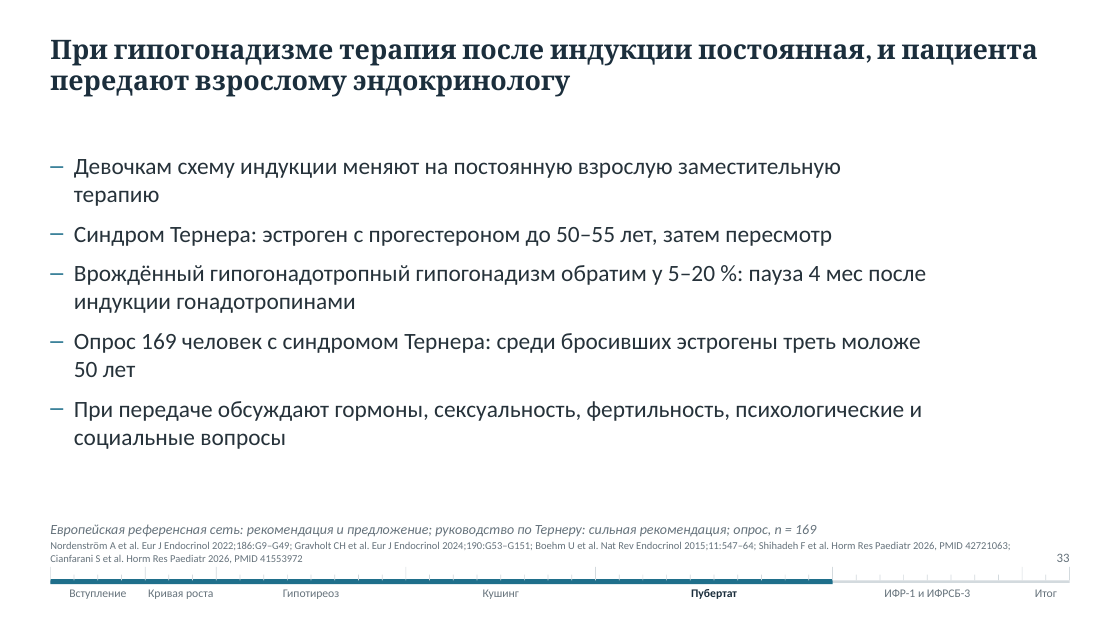
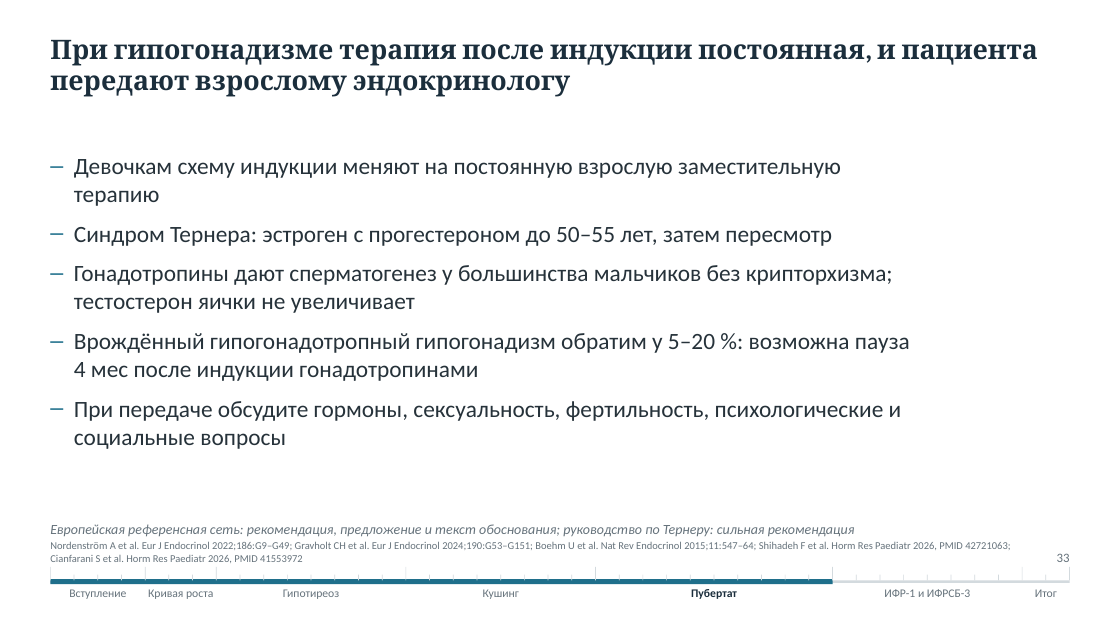
Before and after one commit to drabdulbosit1-eng/my-test-cloud, a slide deck: slide 33 of Endo_short_stature/Эндокринные причины низкорослости 2026.pptx. Drawn at 1120x630 pixels with LibreOffice and Linux fonts; fonts in the diff are those of the drawing. Boxes give left, top, right and bottom in pixels: in the first picture for what was removed or moved away, otherwise in the second. Text is boxed around its words. In the diff, an @@ line names an element or a change of style, - is before the commit and + after.

```diff
--- a/Endo_short_stature/Эндокринные причины низкорослости 2026.pptx
+++ b/Endo_short_stature/Эндокринные причины низкорослости 2026.pptx
@@ text at (74,265,910,449): text changed @@
-– Врождённый гипогонадотропный гипогонадизм обратим у 5–20 %: пауза 4 мес после индукции гонадотропинами
-– Опрос 169 человек с синдромом Тернера: среди бросивших эстрогены треть моложе 50 лет
-– При передаче обсуждают гормоны, сексуальность, фертильность, психологические и социальные вопросы
+– Гонадотропины дают сперматогенез у большинства мальчиков без крипторхизма; тестостерон яички не увеличивает
+– Врождённый гипогонадотропный гипогонадизм обратим у 5–20 %: возможна пауза 4 мес после индукции гонадотропинами
+– При передаче обсудите гормоны, сексуальность, фертильность, психологические и социальные вопросы
@@ text at (50,524,855,537): text changed @@
-Европейская референсная сеть: рекомендация и предложение; руководство по Тернеру: сильная рекомендация; опрос, n = 169
+Европейская референсная сеть: рекомендация, предложение и текст обоснования; руководство по Тернеру: сильная рекомендация
```
Also in this commit, not shown: 26 other slides changed, 14 other files.
